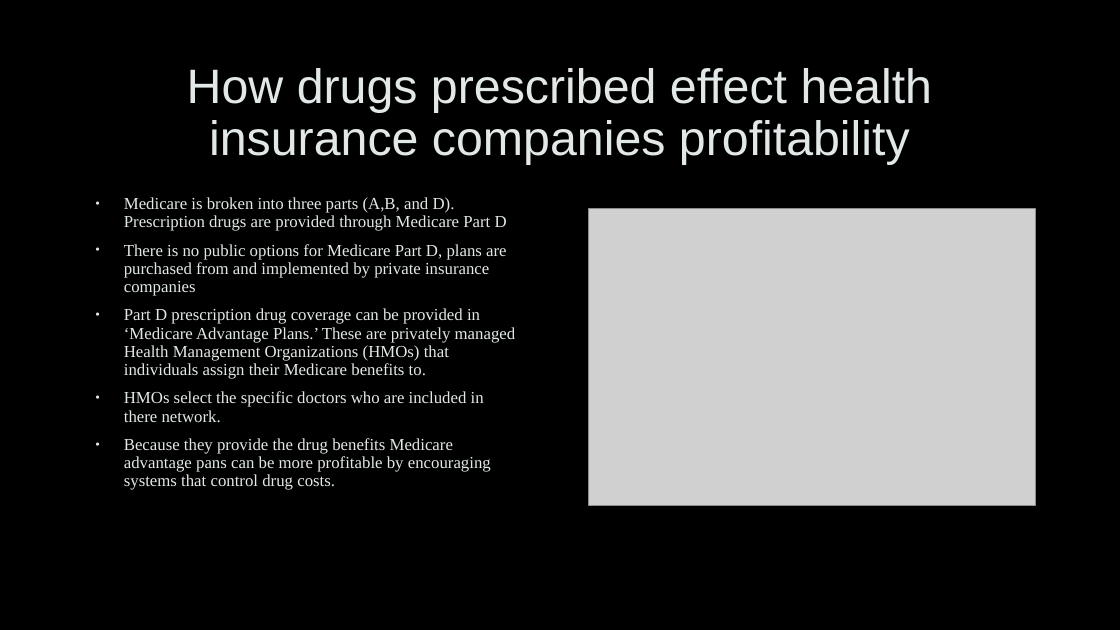
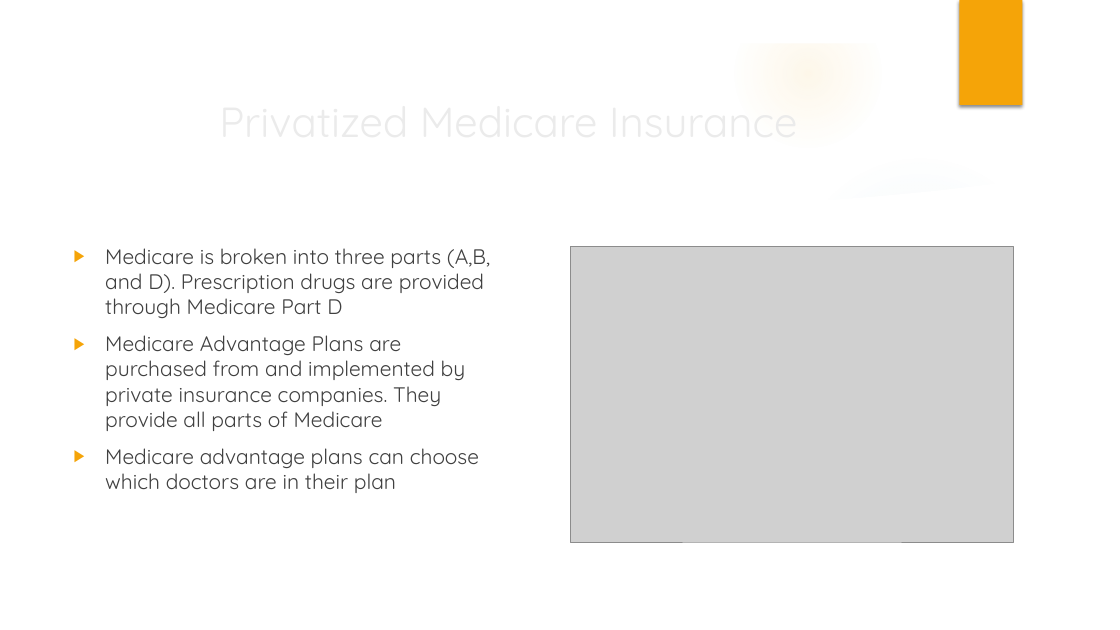
Before and after one commit to spiegelcolorado/Capstone-2-Final, a slide deck: slide 3 of Medicare_Rx_Slides.pptx (slide 2 before the commit). Drawn at 1120x630 pixels with LibreOffice and Linux fonts; fonts in the diff are those of the drawing; grey boxes stand for pictures; background and template pictures are left out. Boxes give left, top, right and bottom in pixels: in the first picture for what was removed or moved away, otherwise in the second. Text is boxed around its words. In the diff, an @@ line names an element or a change of style, - is before the commit and + after.

```diff
--- a/Medicare_Rx_Slides.pptx
+++ b/Medicare_Rx_Slides.pptx
@@ group added at (0, 0, 1120, 630): 6 ellipses, 3 freeform shapes @@
@@ rectangle added at (960, 0, 1023, 105), fill #F5A408 @@
@@ text "Medicare is broken into three ...": place and size @@
-text "Medicare is broken into three ..." at (124, 197, 516, 490)
+text "Medicare is broken into three ..." at (105, 248, 490, 493)
@@ text at (105, 248, 490, 318): size 14.4 to 18 pt, font Times New Roman to Quicksand, text colour #E2E8E8 to #404040, letter outline #404040 0.75 pt to none in "Medicare is broken into three parts (A,B, ..."; bullet • to ▶; line spacing 0.9 to 1; more space between paragraphs; bullet colour #E2E8E8 to #F5A408 @@
@@ title at (105, 248, 272, 402): text changed; size 41.4 to 36 pt; font Arial to Quicksand; text colour #E2E8E8 to #EBEBEB @@
-How drugs prescribed effect health insurance companies profitability
+Privatized Medicare Insurance
@@ picture: place and size @@
-picture at (589, 208, 1035, 506)
+picture at (571, 247, 1014, 543)
@@ text at (105, 335, 479, 493): text changed; size 14.4 to 18 pt; font Times New Roman to Quicksand; text colour #E2E8E8 to #404040 @@
-• There is no public options for Medicare Part D, plans are purchased from and implemented by private insurance companies
-• Part D prescription drug coverage can be provided in ‘Medicare Advantage Plans.’ These are privately managed Health Management Organizations (HMOs) that individuals assign their Medicare benefits to.
-• HMOs select the specific doctors who are included in there network.
-• Because they provide the drug benefits Medicare advantage pans can be more profitable by encouraging systems that control drug costs.
+▶ Medicare Advantage Plans are purchased from and implemented by private insurance companies. They provide all parts of Medicare
+▶ Medicare advantage plans can choose which doctors are in their plan
```
Also in this commit, not shown: 7 other slides changed, 4 slides added, 3 slides removed, 2 other files.
